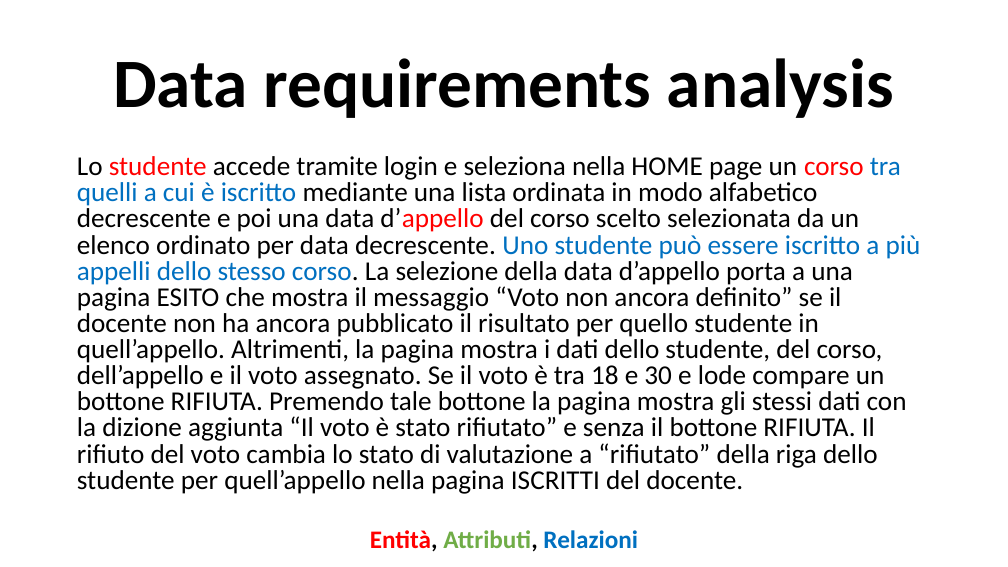
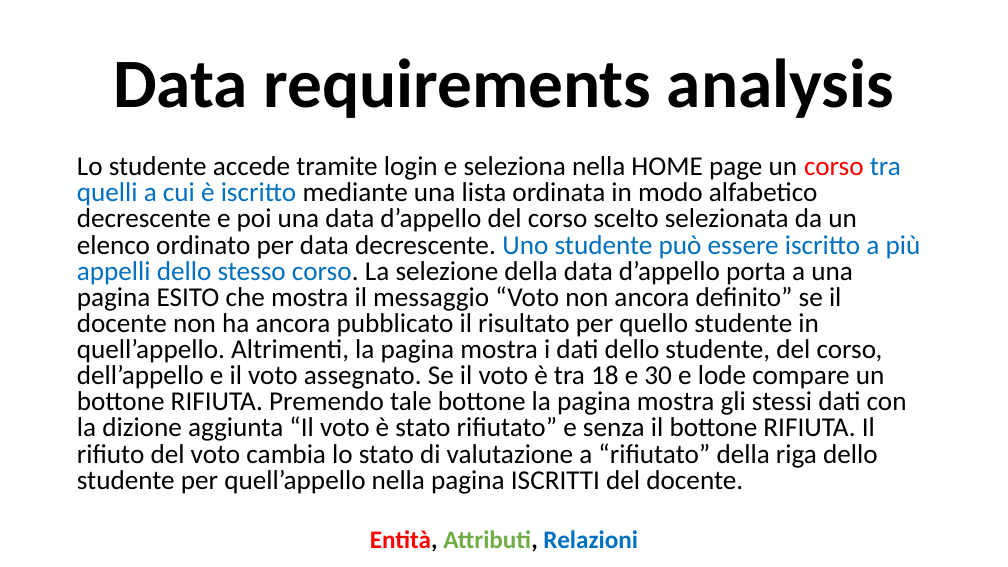
Before and after one commit to LucaTosetti01/ProgettoTIW, a slide deck: slide 8 of PresentazioneProgetto.pptx. Drawn at 1008x567 pixels with LibreOffice and Linux fonts; fonts in the diff are those of the drawing. Boxes give left, top, right and bottom in pixels: in the first picture for what was removed or moved away, otherwise in the second. Text is boxed around its words. In the diff, an @@ line names an element or a change of style, - is before the commit and + after.

```diff
--- a/PresentazioneProgetto.pptx
+++ b/PresentazioneProgetto.pptx
@@ text "Lo studente accede tramite login ..." at [77, 156, 921, 494]: text colour #FF0000 to #000000 in "studente d’appello" @@
```
Also in this commit, not shown: 6 other slides changed, 6 slides added, 4 other files.
